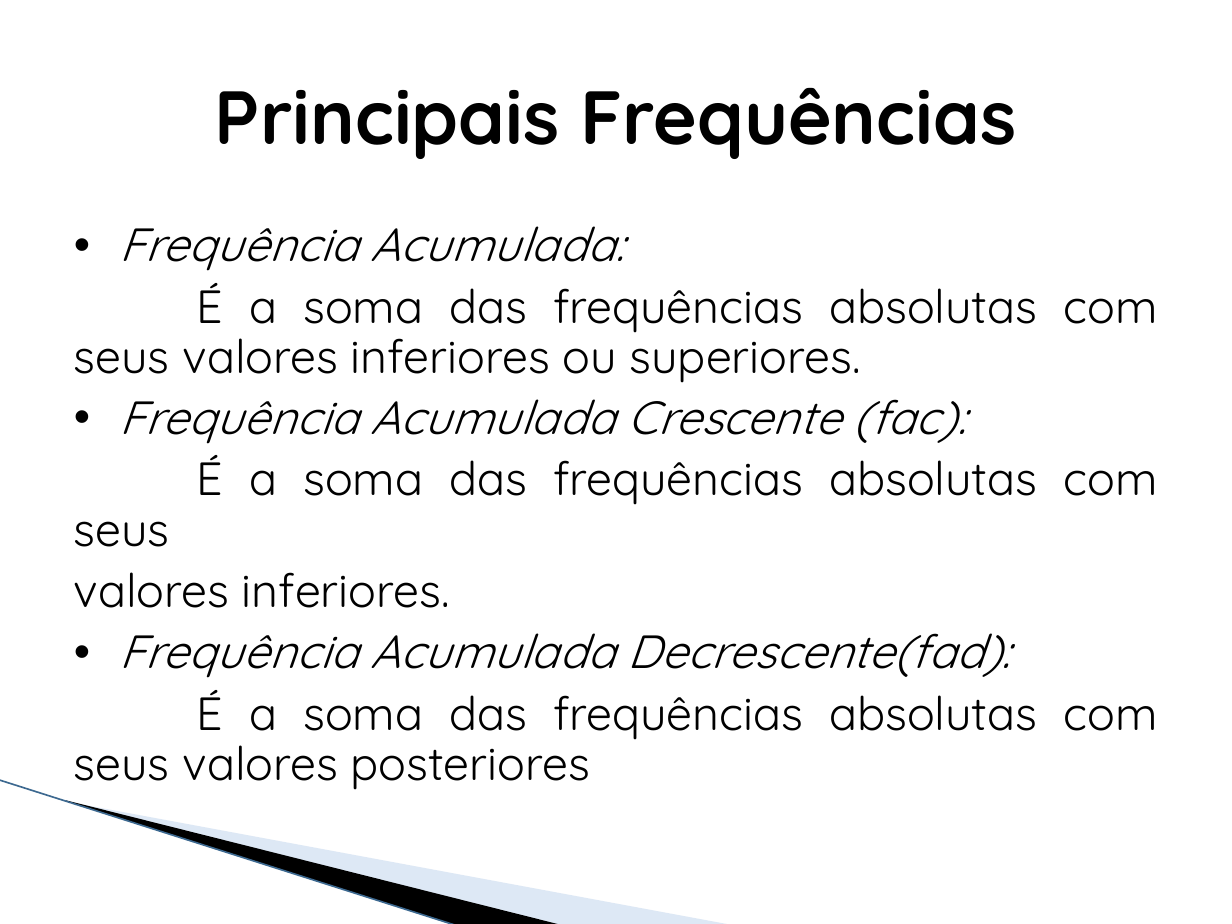
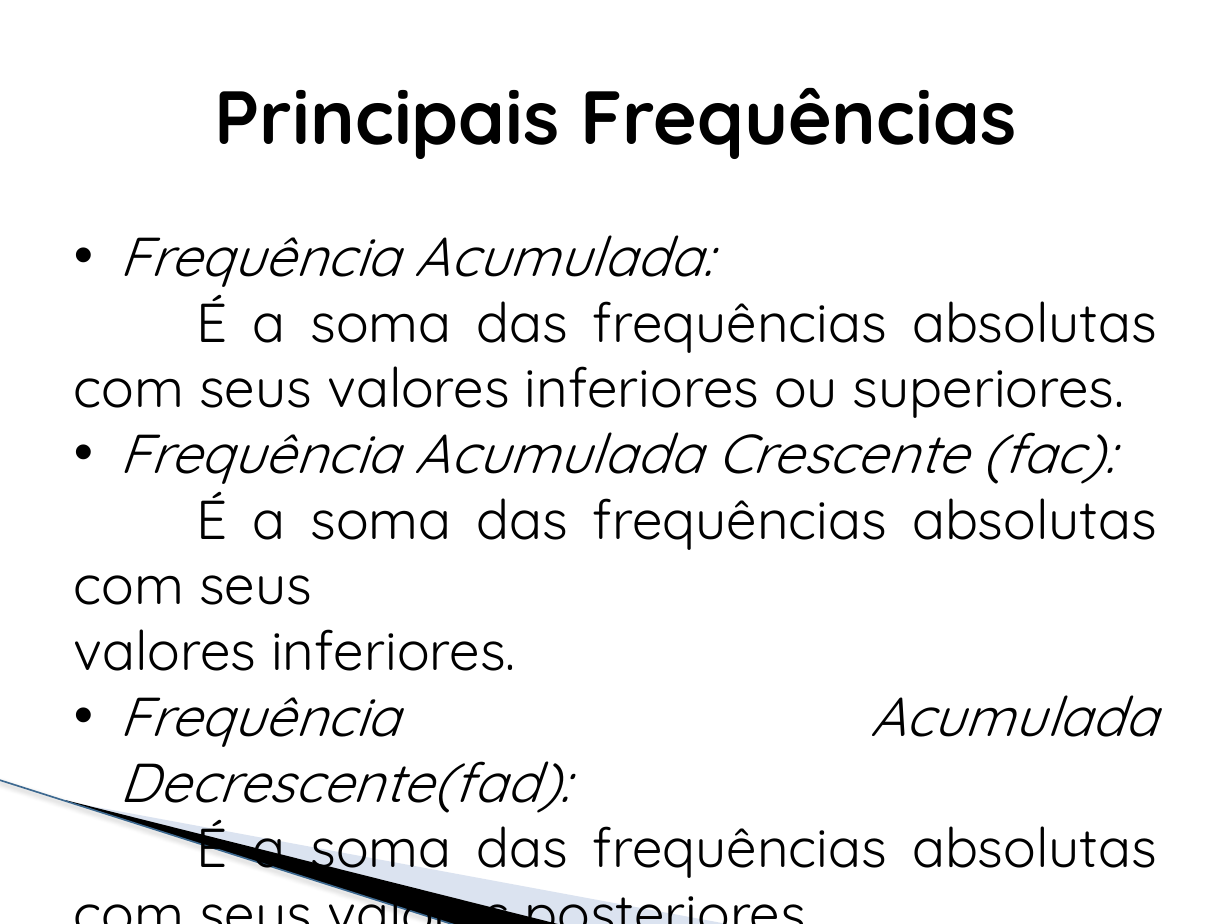
Before and after one commit to j52546/EstatisticaProbabilidade-, a slide deck: slide 8 of Probabilidade e Estatística.pptx. Drawn at 1232x924 pixels with LibreOffice and Linux fonts; fonts in the diff are those of the drawing; background and template pictures are left out. Boxes give left, top, right and bottom in pixels: in the first picture for what was removed or moved away, otherwise in the second. Text is boxed around its words. In the diff, an @@ line names an element or a change of style, - is before the commit and + after.

```diff
--- a/Probabilidade e Estatística.pptx
+++ b/Probabilidade e Estatística.pptx
@@ text "Frequência Acumulada:" at (x1=74, y1=235, x2=1157, y2=882): size 27.2 to 32 pt; line spacing 0.9 to 1; less space between paragraphs @@
@@ line (0, 780) - (457, 924): stroke #A4C1E3 0.95 pt to #3D6990 0.96 pt @@
@@ freeform shape at (x1=68, y1=801, x2=733, y2=924): fill #ABC6E6 at 40% opacity to #A7B9DB at 40% opacity @@
```
Also in this commit, not shown: 10 other slides changed, 1 slide added, 1 slide removed, 1 other file.
